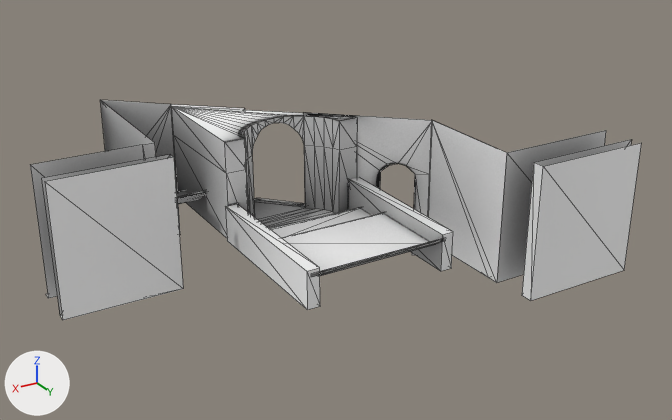
The glTF model src/assets/models/stairs.glb: old version first, new version second.
One viewpoint serves both versions: a 50 mm camera at (32.7, 39.0, 24.1) aimed at (2.7, -11.1, -0.9). Lighting does not change. The marker at lower left points along +X, +Y and +Z. Mesh edges are drawn as thin lines. Vertices at the same position are counted once.
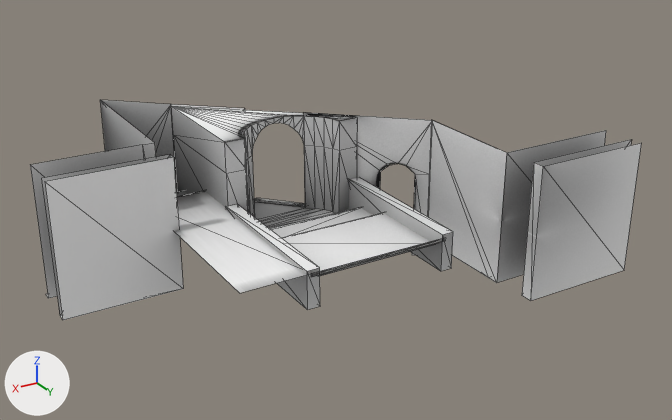
Pixel boxes [x1, y1, x2, y2] of what changed, in the pictures (672 x 420 px; the box of a moved part takes in the faces that stretch with it):
part 1 of me_plane_005, moved or reshaped
    before: [171, 106, 321, 238]
    after: [171, 106, 321, 212]
part 2 of me_plane_005, moved or reshaped
    before: [177, 191, 206, 198]
    after: [174, 191, 306, 293]
part 3 of me_plane_005, recoloured
    both: [111, 104, 629, 310]

What the commit changed:
Picture 'stairs' (img_stairs) is new.
Material 'Material.009' (mat_material_009) is new.
Its texture is img_stairs.
me_plane_005 has 228 vertices, 248 faces and spans x -12.6..21.5, y -25.9..1.0, z -5.4..4.8.
me_plane_005 is used by ob_plane_005; location (0.0, 0.0, 0.0).
Part 1, on me_plane_005:
Vertex 140 of me_plane_005 moves from (9.7, -22.2, 4.7) at pixel (171, 106) to (9.7, -22.2, 2.5) at pixel (173, 134).
Vertex 141 of me_plane_005 moves from (9.7, -22.2, 2.5) at pixel (173, 134) to (9.7, -13.1, 2.5) at pixel (226, 173).
Vertex 142 of me_plane_005 moves from (9.7, -13.1, 2.5) at pixel (226, 173) to (9.7, -13.1, 4.7) at pixel (224, 142).
Vertex 143 of me_plane_005 moves from (9.7, -13.1, 4.7) at pixel (224, 142) to (9.7, -22.2, 4.7) at pixel (171, 106).
Part 2, on me_plane_005:
Vertex 95 of me_plane_005 moves from (14.1, -16.6, 0.0) to (14.1, -2.2, 0.0) at pixel (239, 293).
Vertex 96 of me_plane_005 moves from (9.6, -16.6, 0.0) to (9.6, -2.2, 0.0) at pixel (312, 273).
me_plane_005 part 3: 229 faces spanning x -12.6..21.5, y -25.9..1.0, z -5.4..4.8 switch from mat_material (picture img_untitled) to mat_material_009 (picture img_stairs).
